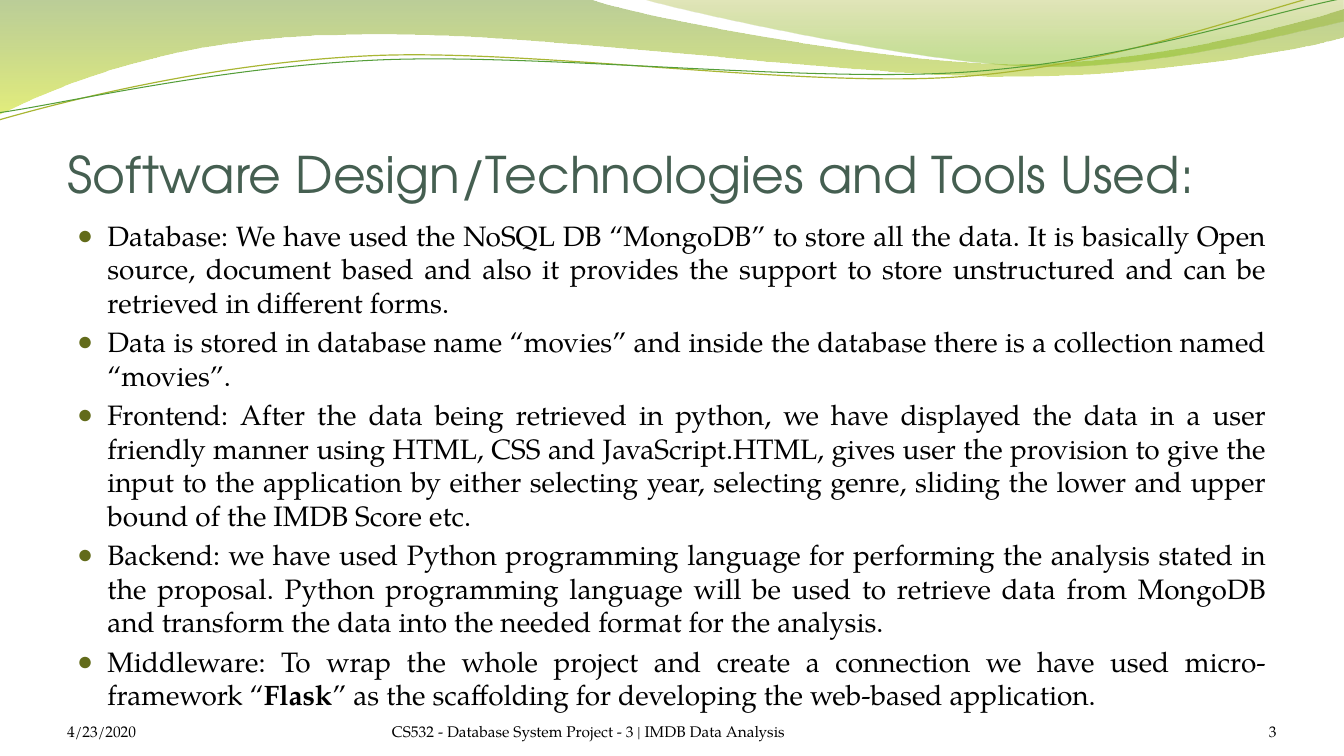
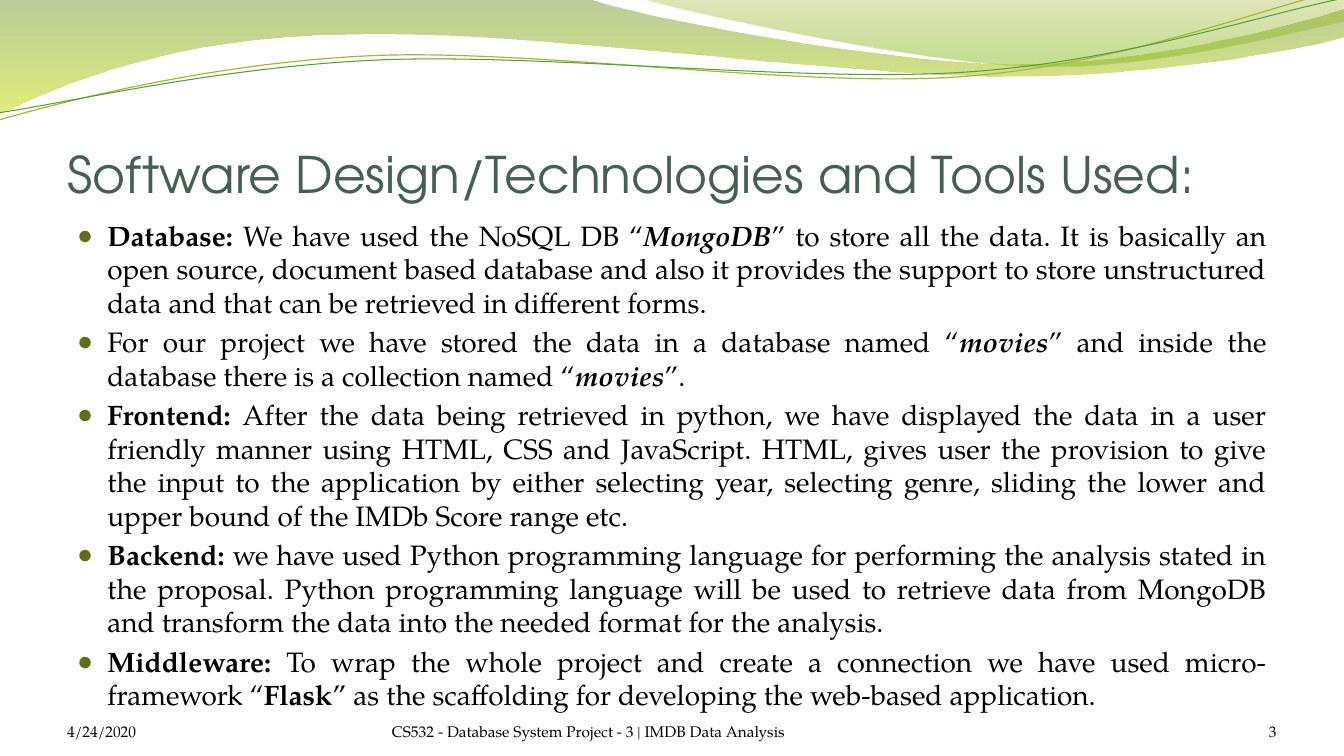
Before and after one commit to satrio-yudhoatmojo/CS532-Database-Systems-Spring-2020, a slide deck: slide 3 of Project-03/docs/saraf-yudhoatmojo_Presentation.pptx. Drawn at 1344x756 pixels with LibreOffice and Linux fonts; fonts in the diff are those of the drawing; background and template pictures are left out. Boxes give left, top, right and bottom in pixels: in the first picture for what was removed or moved away, otherwise in the second. Text is boxed around its words. In the diff, an @@ line names an element or a change of style, - is before the commit and + after.

```diff
--- a/Project-03/docs/saraf-yudhoatmojo_Presentation.pptx
+++ b/Project-03/docs/saraf-yudhoatmojo_Presentation.pptx
@@ text at [107, 225, 1266, 534]: text changed @@
-● Database: We have used the NoSQL DB “MongoDB” to store all the data. It is basically Open source, document based and also it provides the support to store unstructured and can be retrieved in different forms.
-● Data is stored in database name “movies” and inside the database there is a collection named “movies”.
-● Frontend: After the data being retrieved in python, we have displayed the data in a user friendly manner using HTML, CSS and JavaScript.HTML, gives user the provision to give the input to the application by either selecting year, selecting genre, sliding the lower and upper bound of the IMDB Score etc.
+● Database: We have used the NoSQL DB “MongoDB” to store all the data. It is basically an open source, document based database and also it provides the support to store unstructured data and that can be retrieved in different forms.
+● For our project we have stored the data in a database named “movies” and inside the database there is a collection named “movies”.
+● Frontend: After the data being retrieved in python, we have displayed the data in a user friendly manner using HTML, CSS and JavaScript. HTML, gives user the provision to give the input to the application by either selecting year, selecting genre, sliding the lower and upper bound of the IMDb Score range etc.
@@ text at [107, 544, 1266, 713]: bold on in "Backend:", "Middleware:" @@
@@ text at [67, 726, 136, 740]: text changed @@
-4/23/2020
+4/24/2020
```
Also in this commit, not shown: 13 other slides changed, 1 slide added.
